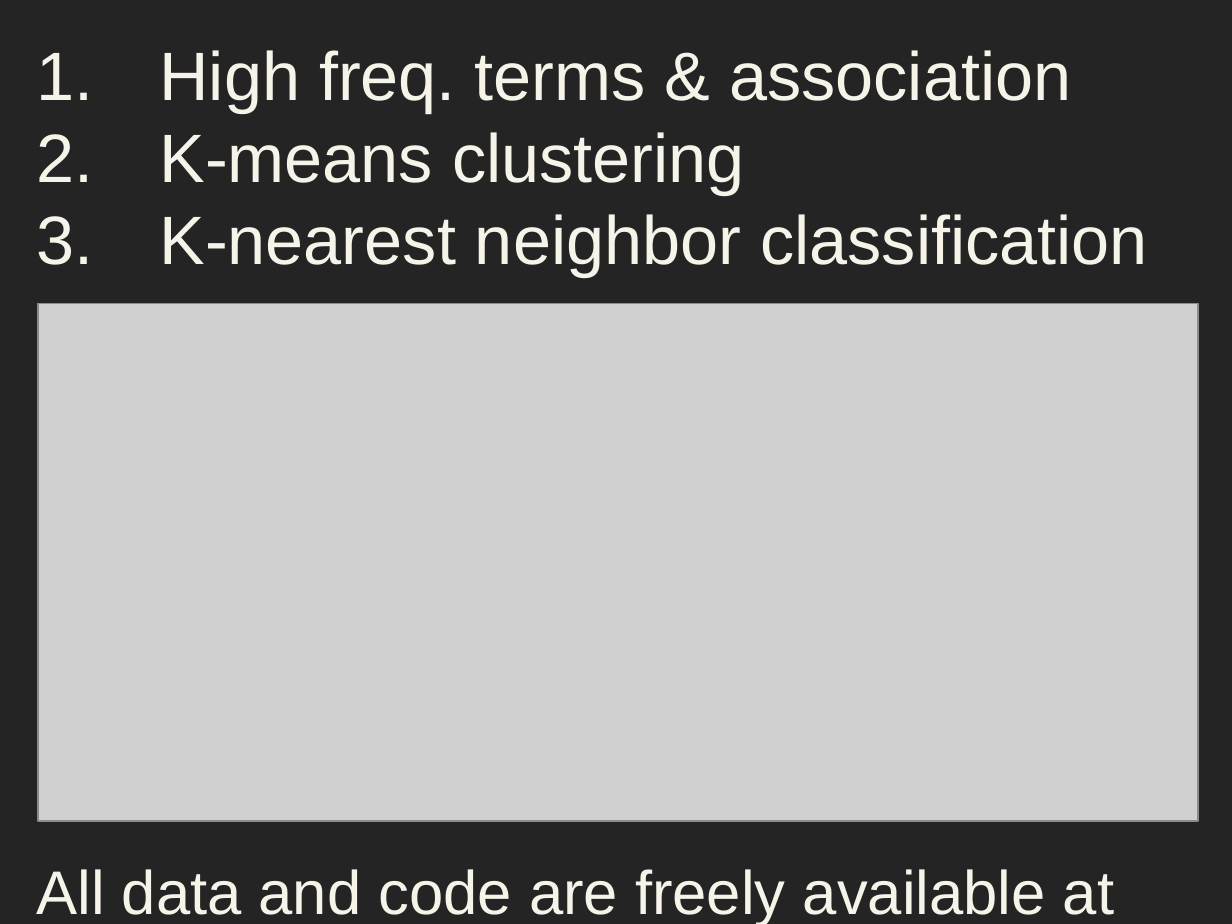
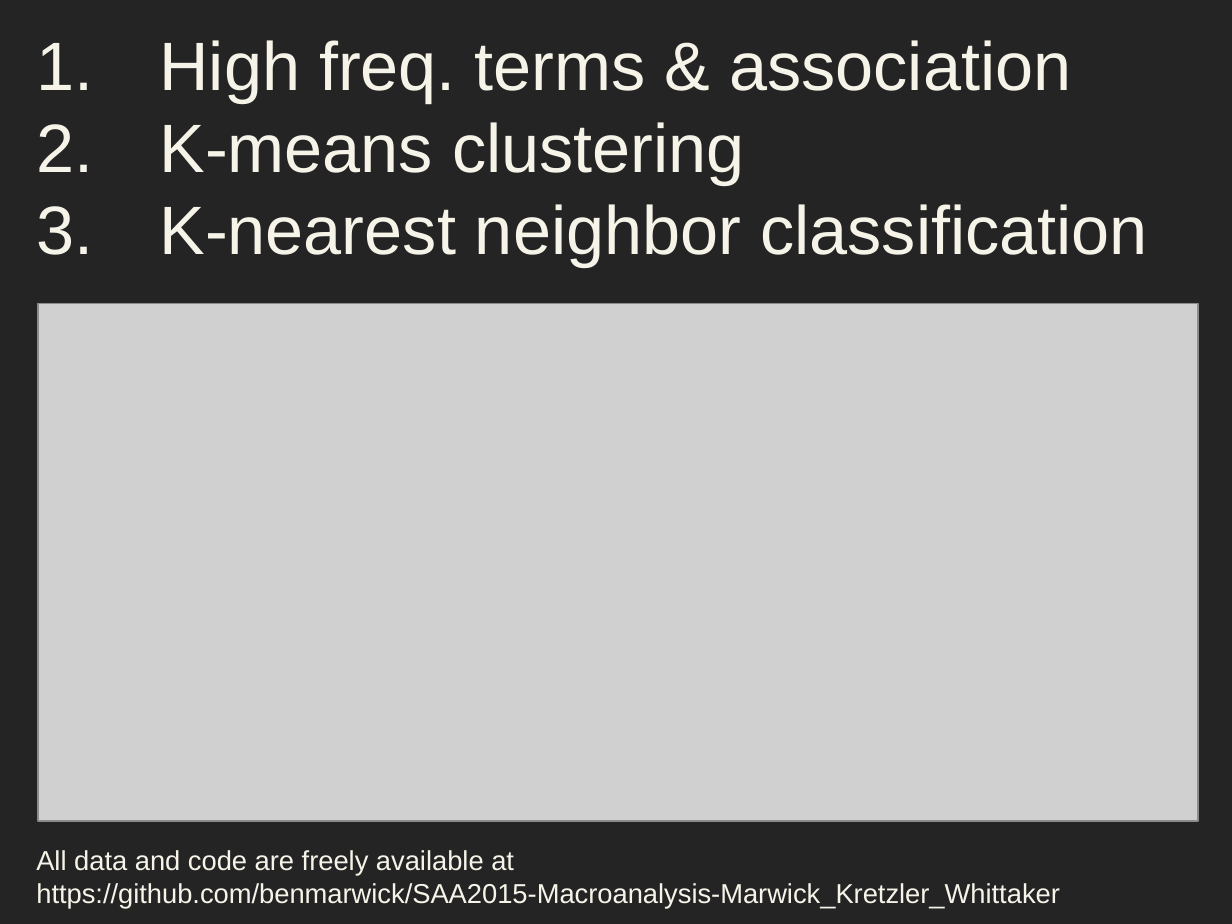
Before and after one commit to benmarwick/SAA2015-Macroanalysis-Marwick_Kretzler_Whittaker, a slide deck: slide 12 of Marwick_Kretzler_Whittaker_SAA2015.pptx. Drawn at 1232x924 pixels with LibreOffice and Linux fonts; fonts in the diff are those of the drawing; grey boxes stand for pictures. Boxes give left, top, right and bottom in pixels: in the first picture for what was removed or moved away, otherwise in the second. Text is boxed around its words. In the diff, an @@ line names an element or a change of style, - is before the commit and + after.

```diff
--- a/Marwick_Kretzler_Whittaker_SAA2015.pptx
+++ b/Marwick_Kretzler_Whittaker_SAA2015.pptx
@@ text "High freq. terms & association": place and size @@
-text "High freq. terms & association" at [36, 50, 1148, 924]
+text "High freq. terms & association" at [36, 40, 1148, 908]
@@ text at [36, 850, 1060, 908]: text changed; size 36 to 16 pt @@
-All data and code are freely available at https://github.com/benmarwick
+All data and code are freely available at
+https://github.com/benmarwick/SAA2015-Macroanalysis-Marwick_Kretzler_Whittaker
```
Also in this commit, not shown: 1 other file.
